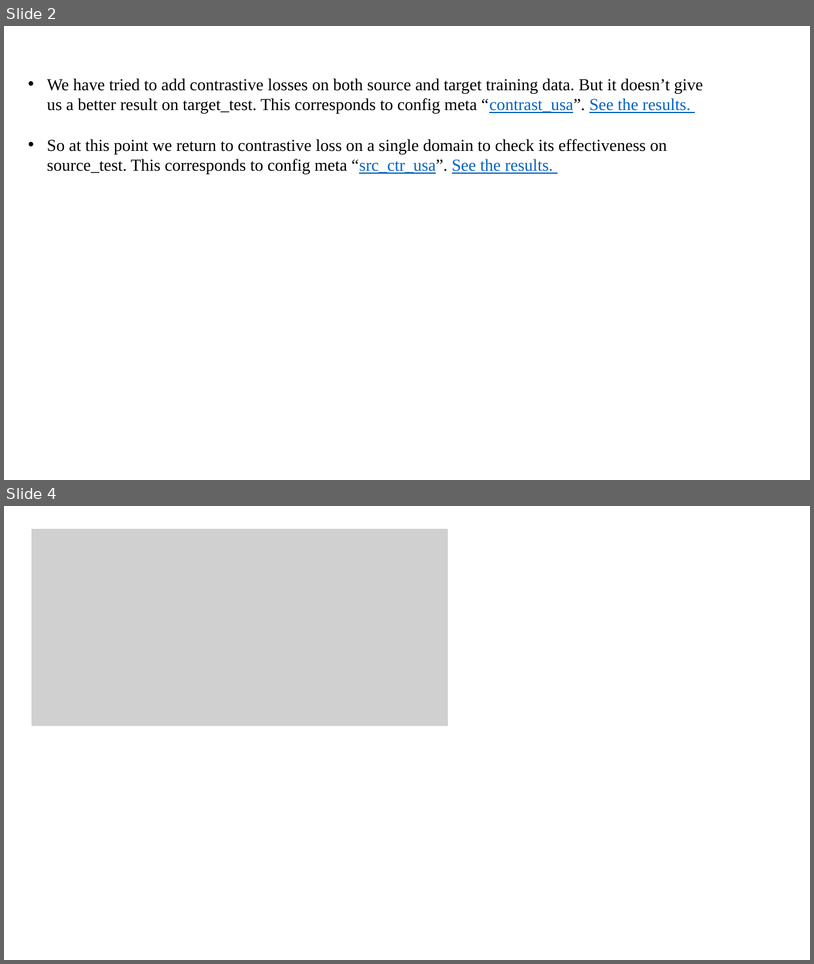
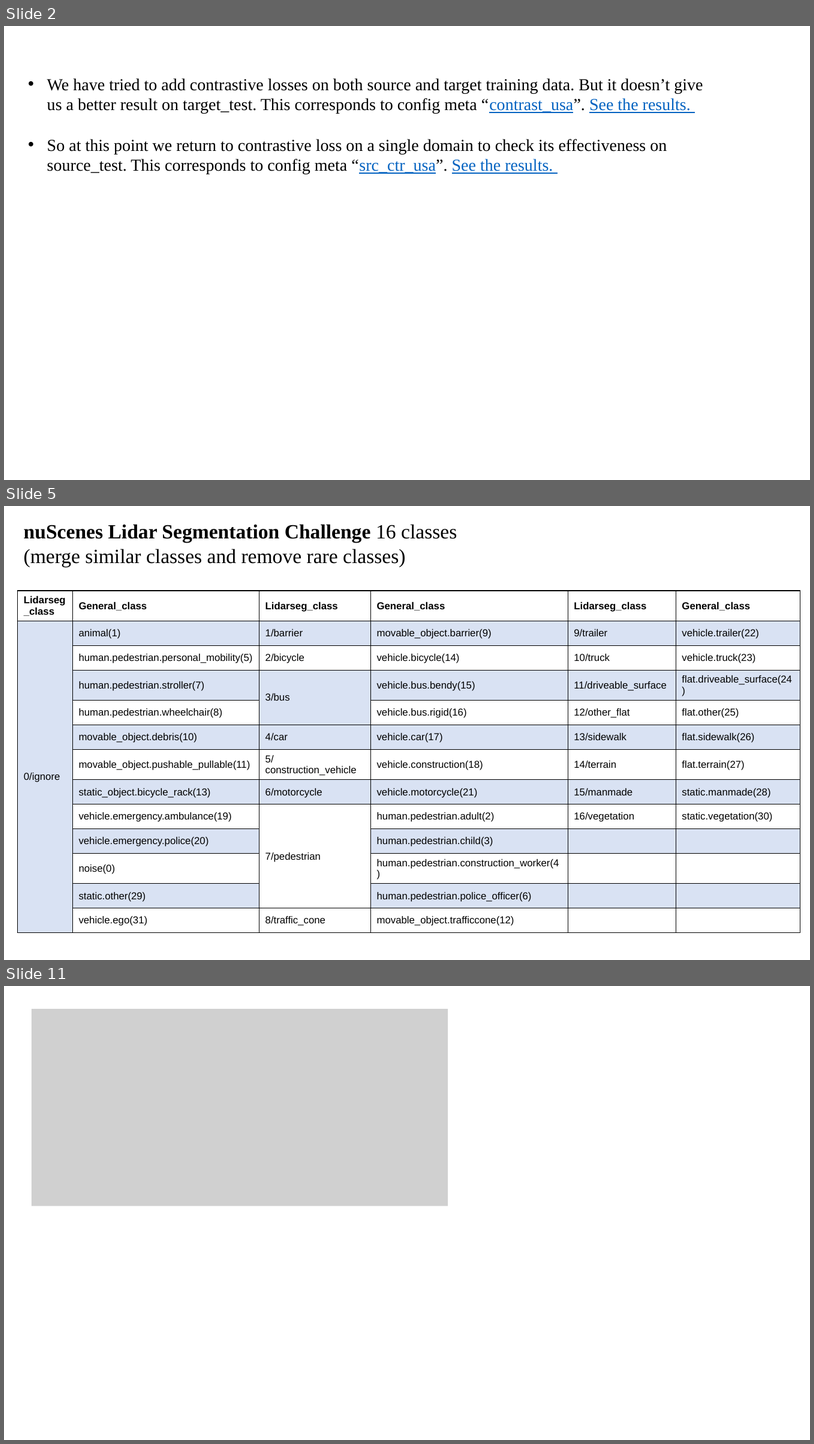
Before and after one commit to XYHC-MMDA/Multi-modal-Multi-task-DA, a slide deck: demo/latest.pptx. Shown one above the other, each under a label of ours: slides 2 and 4 before the commit, slides 2, 5 and 11 after it; the slides between them are not shown. The pictures are 814x964 and 814x1444 pixels, drawn with LibreOffice and Linux fonts; fonts in the diff are those of the drawing; grey boxes stand for pictures. Boxes give left, top, right and bottom in pixels: in the first picture for what was removed or moved away, otherwise in the second. Text is boxed around its words. In the diff, an @@ line names an element or a change of style, - is before the commit and + after.

```diff
--- a/demo/latest.pptx
+++ b/demo/latest.pptx
@@ slide 5 added at <box>4,506,810,960</box>, background #FFFFFF @@
@@ text added at <box>24,524,457,567</box>, 24 pt, text #000000 @@
+nuScenes Lidar Segmentation Challenge 16 classes
+(merge similar classes and remove rare classes)
@@ table added at <box>18,591,801,928</box>, 13 rows, 6 columns @@
+Lidarseg_class | General_class | Lidarseg_class | General_class | Lidarseg_class | General_class
+0/ignore | animal(1) | 1/barrier | movable_object.barrier(9) | 9/trailer | vehicle.trailer(22)
+ | human.pedestrian.personal_mobility(5) | 2/bicycle | vehicle.bicycle(14) | 10/truck | vehicle.truck(23)
+ | human.pedestrian.stroller(7) | 3/bus | vehicle.bus.bendy(15) | 11/driveable_surface | flat.driveable_surface(24)
+ | human.pedestrian.wheelchair(8) |  | vehicle.bus.rigid(16) | 12/other_flat | flat.other(25)
+ | movable_object.debris(10) | 4/car | vehicle.car(17) | 13/sidewalk | flat.sidewalk(26)
+ | movable_object.pushable_pullable(11) | 5/construction_vehicle | vehicle.construction(18) | 14/terrain | flat.terrain(27)
+ | static_object.bicycle_rack(13) | 6/motorcycle | vehicle.motorcycle(21) | 15/manmade | static.manmade(28)
+ | vehicle.emergency.ambulance(19) | 7/pedestrian | human.pedestrian.adult(2) | 16/vegetation | static.vegetation(30)
+ | vehicle.emergency.police(20) |  | human.pedestrian.child(3) |  | 
+ | noise(0) |  | human.pedestrian.construction_worker(4) |  | 
+ | static.other(29) |  | human.pedestrian.police_officer(6) |  | 
+ | vehicle.ego(31) | 8/traffic_cone | movable_object.trafficcone(12) |  | 
@@ what was slide 4 is now slide 11 @@
```
Also in this commit, not shown: 2 slides changed, 9 other slides added, 6 other files.
